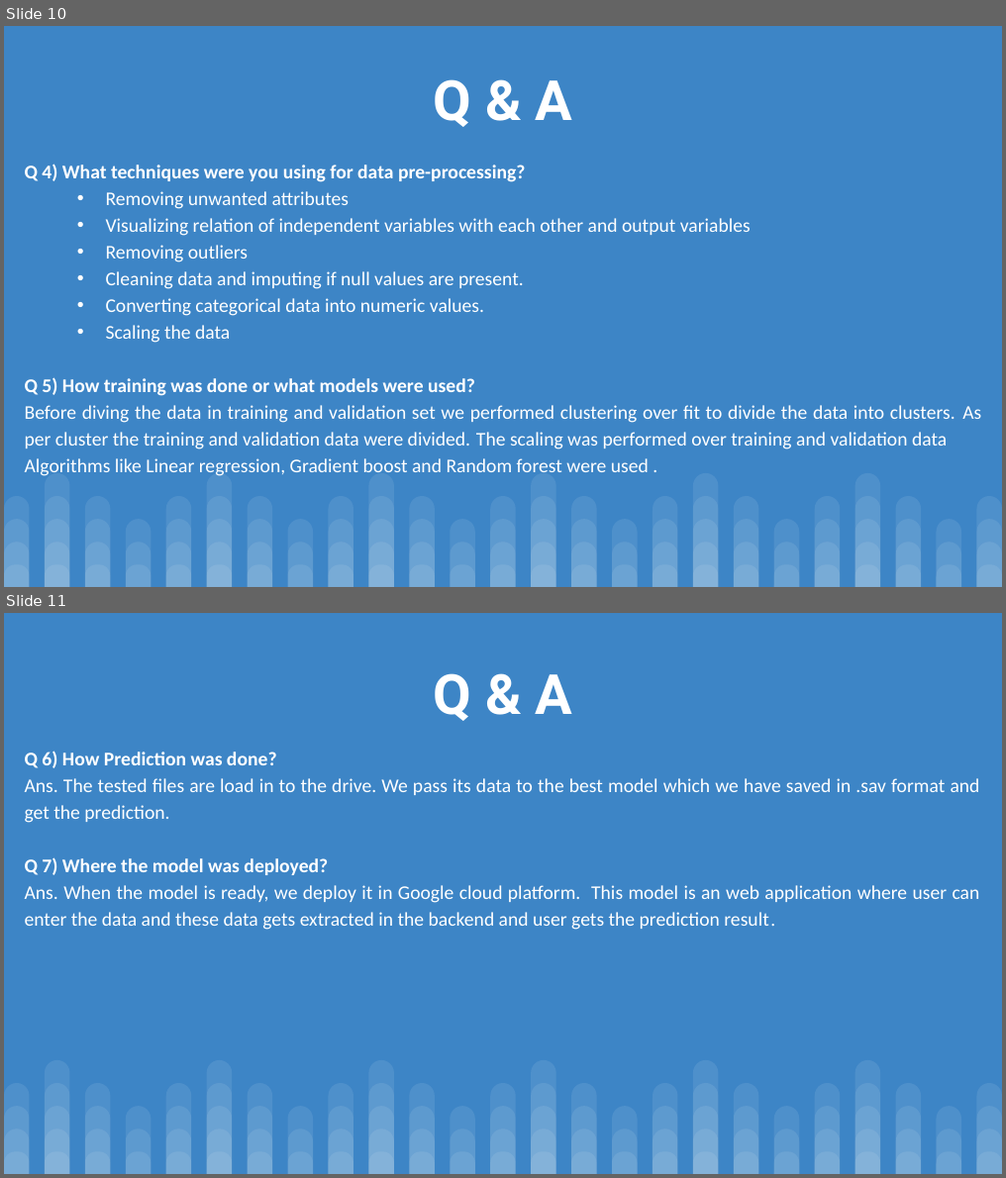
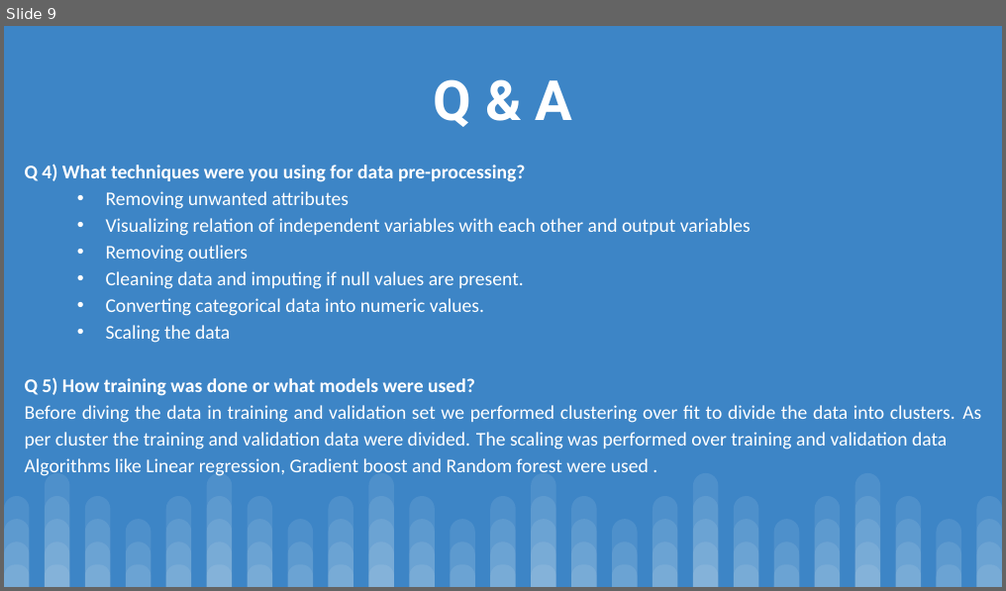
Before and after one commit to siddhant54425/Stores-Sales-Prediction, a slide deck: Detail Project Report.pptx. Shown one above the other, each under a label of ours: slides 10 and 11 before the commit, slide 9 after it. The pictures are 1006x1178 and 1006x591 pixels, drawn with LibreOffice and Linux fonts; fonts in the diff are those of the drawing. Boxes give left, top, right and bottom in pixels: in the first picture for what was removed or moved away, otherwise in the second. Text is boxed around its words. In the diff, an @@ line names an element or a change of style, - is before the commit and + after.

```diff
--- a/Detail Project Report.pptx
+++ b/Detail Project Report.pptx
@@ slide 11 removed at bbox=[4, 613, 1002, 1174], background #3D85C6; not listed: 100 template elements that a slide beside it also shows @@
@@ title removed at bbox=[434, 673, 573, 721] @@
-Q & A
@@ text removed at bbox=[25, 751, 980, 930] @@
-Q 6) How Prediction was done?
-Ans. The tested files are load in to the drive. We pass its data to the best model which we have saved in .sav format and get the prediction.
-Q 7) Where the model was deployed?
-Ans. When the model is ready, we deploy it in Google cloud platform. This model is an web application where user can enter the data and these data gets extracted in the backend and user gets the prediction result.
@@ what was slide 10 is now slide 9 @@
```
Also in this commit, not shown: 1 other slide removed, 4 other files.
